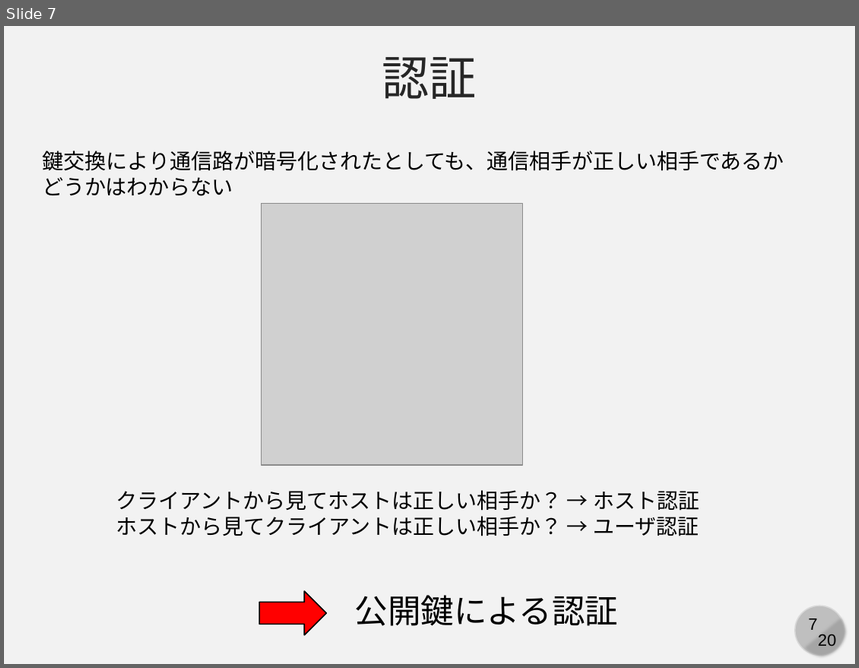
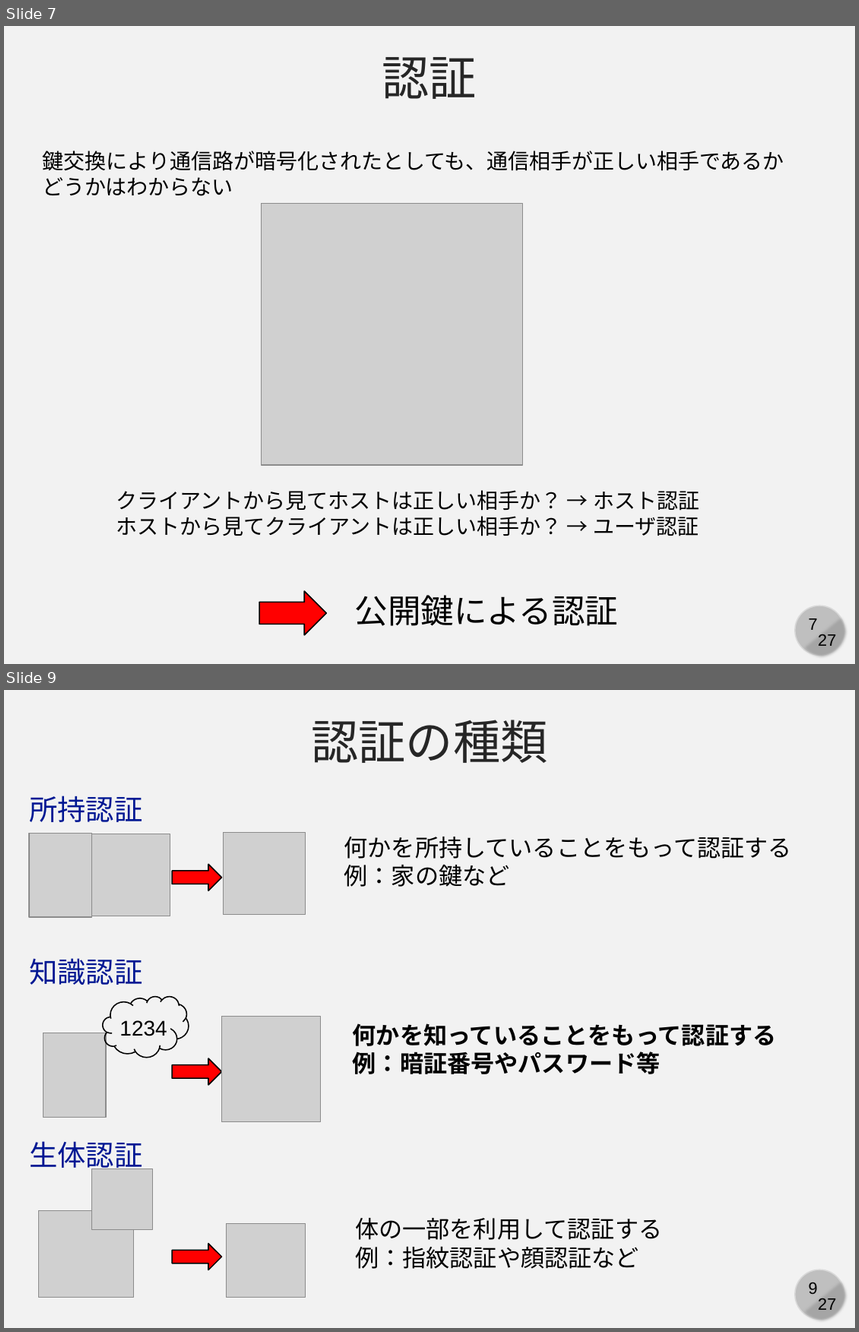
Before and after one commit to cpss2026-git/cpss2026-git.github.io, a slide deck: 02-lecture-git-advanced/slides/02-b-ssh.pptx. Shown one above the other, each under a label of ours: slide 7 before the commit, slides 7 and 9 after it; the slides between them are not shown. The pictures are 859x668 and 859x1332 pixels, drawn with LibreOffice and Linux fonts; fonts in the diff are those of the drawing; grey boxes stand for pictures. Boxes give left, top, right and bottom in pixels: in the first picture for what was removed or moved away, otherwise in the second. Text is boxed around its words. In the diff, an @@ line names an element or a change of style, - is before the commit and + after.

```diff
--- a/02-lecture-git-advanced/slides/02-b-ssh.pptx
+++ b/02-lecture-git-advanced/slides/02-b-ssh.pptx
@@ slide 9 added at [4,690,855,1328], background #F2F2F2; not listed: 4 template elements that a slide beside it also shows @@
@@ text added at [312,720,548,763], 40 pt, text #262626 @@
+認証の種類
@@ text added at [29,796,142,822], 24 pt, text #011893 @@
+所持認証
@@ picture added at [28,833,91,917] @@
@@ picture added at [88,834,171,916] @@
@@ picture added at [224,832,306,915] @@
@@ text added at [344,837,793,887], 20 pt, text #000000 @@
+何かを所持していることをもって認証する
+例：家の鍵など
@@ right arrow added at [172,865,221,891], fill #FF0000, outline #000000 1 pt @@
@@ text added at [29,958,142,985], 24 pt, text #011893 @@
+知識認証
@@ cloud added at [103,996,189,1058], outline #000000 1 pt @@
@@ text added at [120,1021,167,1037], 18 pt, text #000000 @@
+1234
@@ picture added at [222,1017,321,1122] @@
@@ text added at [353,1024,777,1075], 20 pt, text #000000, bold @@
+何かを知っていることをもって認証する
+例：暗証番号やパスワード等
@@ picture added at [44,1033,105,1117] @@
@@ right arrow added at [172,1059,221,1085], fill #FF0000, outline #000000 1 pt @@
@@ text added at [29,1141,142,1173], 24 pt, text #011893 @@
+生体認証
@@ picture added at [91,1170,153,1230] @@
@@ picture added at [38,1211,133,1298] @@
@@ picture added at [226,1224,305,1298] @@
@@ text added at [355,1218,662,1269], 20 pt, text #000000 @@
+体の一部を利用して認証する
+例：指紋認証や顔認証など
@@ right arrow added at [172,1244,221,1271], fill #FF0000, outline #000000 1 pt @@
@@ slide 7 changed as well @@
@@ text at [818,635,836,646]: text changed @@
-20
+27
```
Also in this commit, not shown: 19 other slides changed, 6 other slides added, 1 other file.
